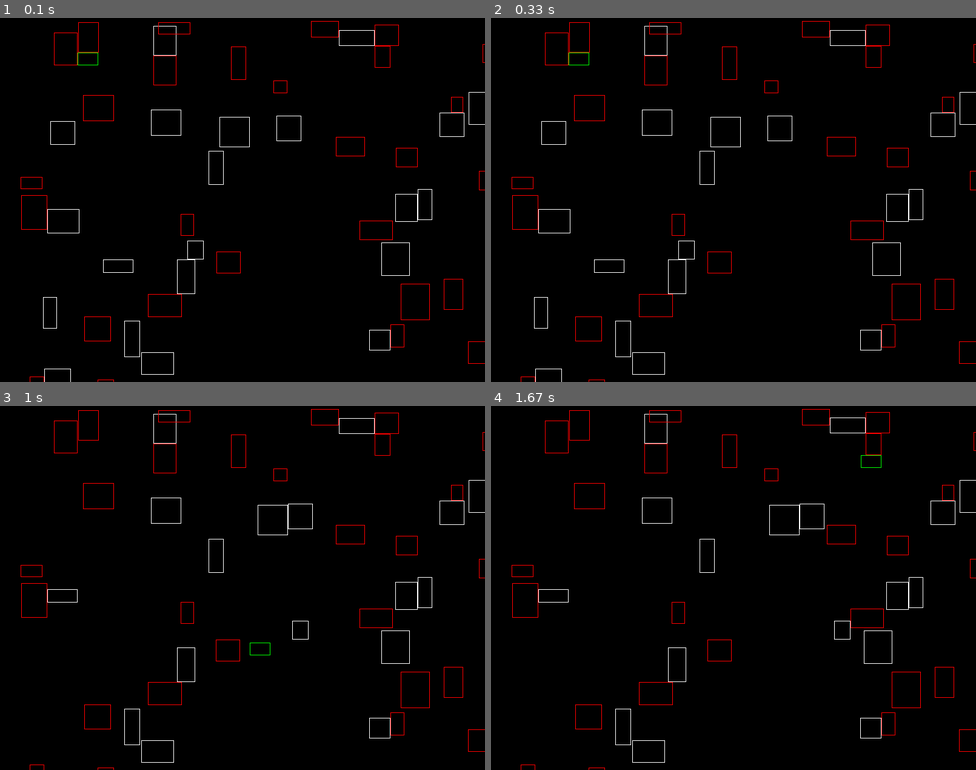
Above: before the commit, frames 1-4 (two rows, left to right).
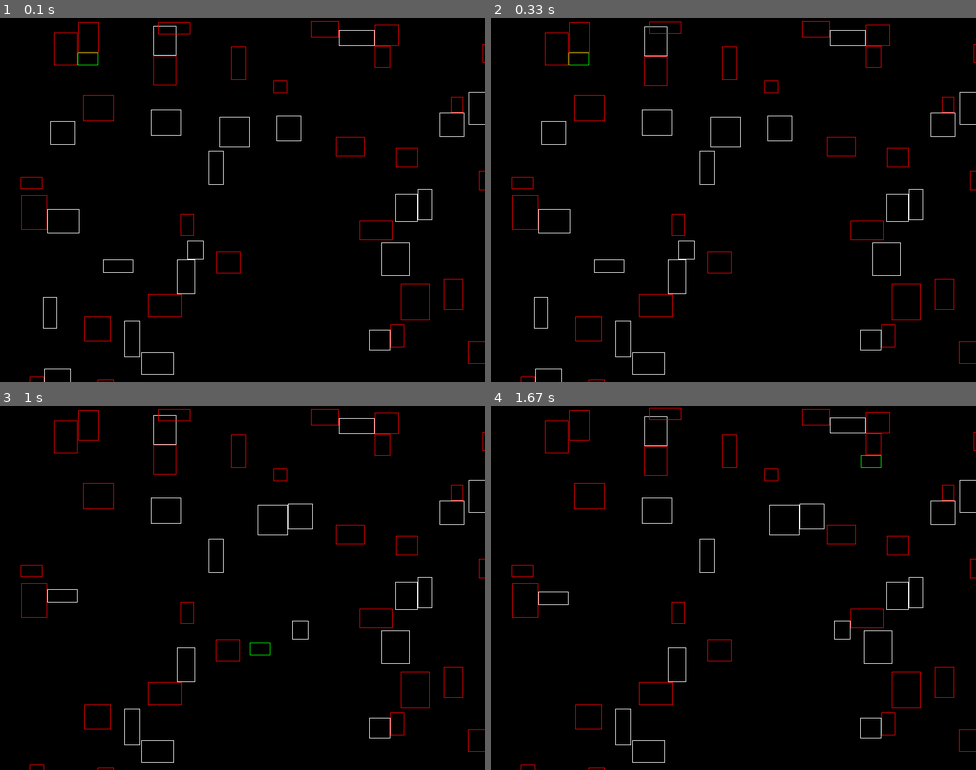
Above: after the commit, the same moments.

Repository: Khvyts-Taras/Pygame-box-physics
Game: pygame game, started from code/main.py
Same seed, same stepped clock (60 frames per second), same inputs: the game is played once before the commit and once after it.
Inputs (mouse positions are in pixels of both pictures, inside the frame that each line leads up to):
- Up to frame 1 (0.1 s): no input
- Up to frame 2 (0.33 s): no input
- Up to frame 3 (1 s): press the mouse at (33, 744) at 0.37 s; move the mouse to (126, 617) at 0.47 s; release the mouse at (223, 489) at 0.6 s; press the mouse at (29, 588) at 0.7 s; move the mouse to (155, 624) at 0.8 s; release the mouse at (281, 664) at 0.93 s
- Up to frame 4 (1.67 s): press the mouse at (520, 588) at 1.03 s; move the mouse to (718, 657) at 1.13 s; release the mouse at (917, 726) at 1.27 s; right-click (859, 449) at 1.38 s

Frame 1 is identical in both runs. In frame 2, 0.1% of the frame differs, in the area x 31-40%, y 1-19%; in frame 3, 0.1%; in frame 4, 0.2%, in the area x 9-40%, y 0-55%.

Commit message:
Update main.py

Diff:
--- a/code/main.py
+++ b/code/main.py
@@ -27,7 +27,7 @@
 		if self.active:
 			self.mass = mass
 		else:
-			self.mass = 1e+10
+			self.mass = 10**3
 
 	def update(self):
 		self.vx *= 0.97
